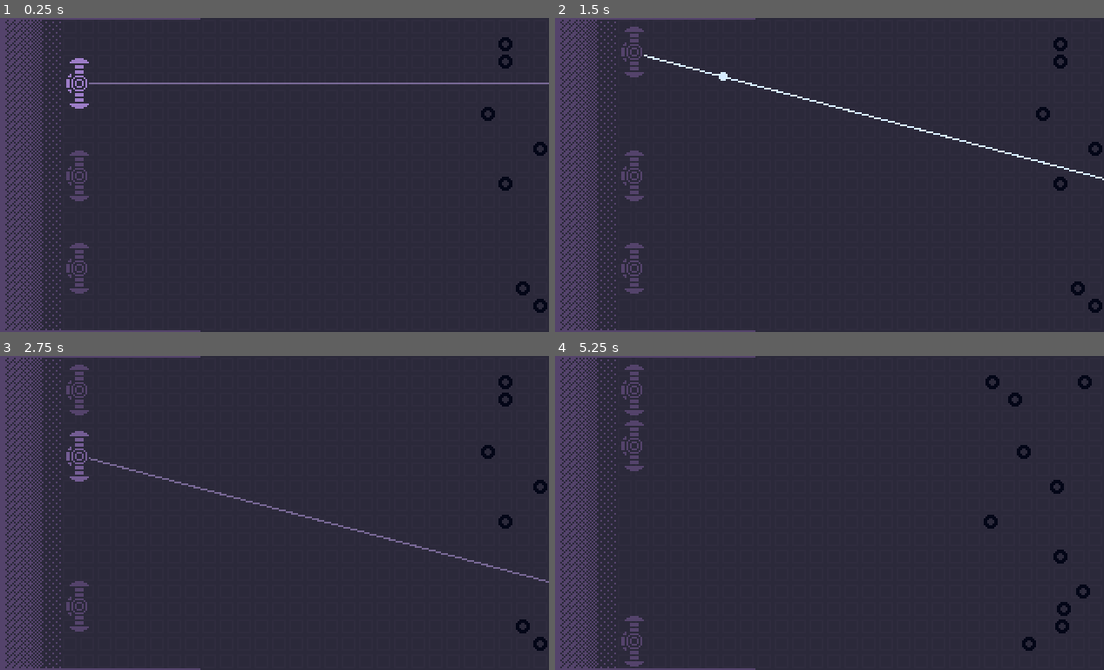
Above: before the commit, frames 1-4 (two rows, left to right).
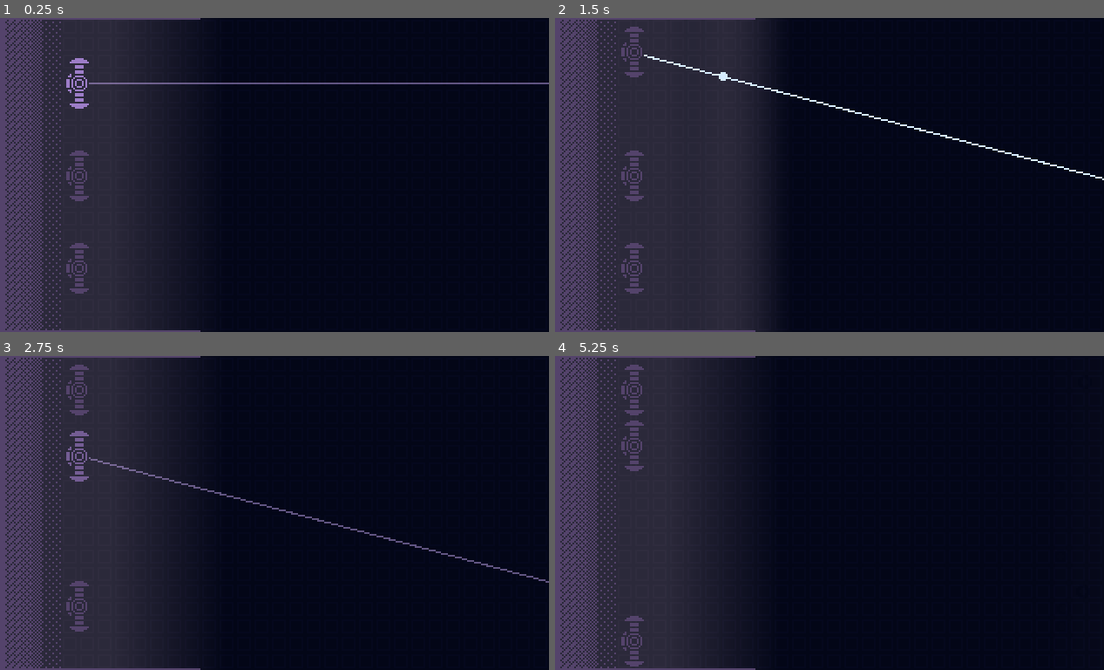
Above: after the commit, the same moments.

Repository: Aurif/Lightwave
Game: Godot game, scene res://scene.tscn
Two runs of this game, one before a commit and one after it. Both use one fixed random seed, a clock stepped at 60 frames per second and the inputs below.
Inputs:
- Up to frame 1 (0.25 s): no input
- Up to frame 2 (1.5 s): tap Enter at 0.5 s; hold A (move_up) 0.53-1.28 s; tap W (switch_angle) at 0.6 s; hold D (move_down) from 1.28 s (still down); tap Shift at 1.35 s
- Up to frame 3 (2.75 s): release D (move_down) at 2.03 s; hold A (move_up) from 2.03 s (still down); tap W (switch_angle) at 2.1 s
- Up to frame 4 (5.25 s): tap Shift at 2.85, 4.35 s; release A (move_up) at 3.53 s; hold D (move_down) from 3.53 s (still down); tap W (switch_angle) at 3.6, 5.1 s

The runs differ from the first frame. In frame 1, 66% of the frame differs, in the area x 32-100%, y 0-100%; in frame 2, 60%; in frame 3, 66%; in frame 4, 66%.

Commit message:
Added darkness

Diff:
--- a/components/mol/laser/laser.tscn
+++ b/components/mol/laser/laser.tscn
@@ -8,7 +8,7 @@
 size = Vector2(14, 31)
 
 [node name="Laser" type="CharacterBody2D" node_paths=PackedStringArray("modulate_target")]
-z_index = 3
+z_index = 4
 collision_mask = 3
 motion_mode = 1
 script = ExtResource("1_x6k3c")
--- a/components/org/bullet_tracer/bullet_tracer.gd
+++ b/components/org/bullet_tracer/bullet_tracer.gd
@@ -1,6 +1,7 @@
 extends Node
 
 @export var laser: Area2D
+@export var light_pass: Node2D
 
 var current_path: Array[Vector2] = []
 const LASER_SPEED: float = 400
@@ -41,6 +42,7 @@
             distance_to_travel = 0
 
     laser.global_position = current_pos
+    light_pass.global_position.x = current_pos.x
 
 ###
 ### Hooks
@@ -49,11 +51,15 @@
 var on_finish_callback: Callable
 func start_laser(path: Array[Vector2], callback: Callable) -> void:
     laser.global_position = path[0]
+    light_pass.global_position.x = laser.global_position.x
     laser.visible = true
+    light_pass.visible = true
+    light_pass.modulate = Color.WHITE
     is_active = true
     current_path = path
     on_finish_callback = callback
 
+const LIGHT_FADE_SPEED: float = 0.2
 func _on_laser_finished() -> void:
     if not is_active:
         return
@@ -62,3 +68,6 @@
     on_finish_callback.call()
     laser.visible = false
     current_path = []
+
+    var tween: Tween = get_tree().create_tween().bind_node(light_pass)
+    tween.tween_property(light_pass, "modulate", Color.TRANSPARENT, LIGHT_FADE_SPEED)
--- /dev/null
+++ b/components/org/darkness/shader.gdshader
@@ -0,0 +1,17 @@
+shader_type canvas_item;
+
+uniform sampler2D mask_tex;  // The SubViewport texture
+
+void fragment() {
+// Repeat the main texture
+    vec4 color = texture(TEXTURE, UV);
+
+    // Sample mask texture (SubViewportTexture)
+    //vec2 mask_uv = UV; // assuming the mask covers the full rect
+    float mask_red = texture(mask_tex, SCREEN_UV).r;
+
+    // Multiply alpha by the red channel of the mask
+    color.a *= mask_red;
+
+    COLOR = color;
+}
--- /dev/null
+++ b/components/org/darkness/shader.tres
@@ -0,0 +1,51 @@
+[gd_resource type="VisualShader" load_steps=5 format=3 uid="uid://5pqwjia2uglu"]
+
+[sub_resource type="VisualShaderNodeInput" id="VisualShaderNodeInput_5lcqj"]
+input_name = "texture"
+
+[sub_resource type="VisualShaderNodeTexture" id="VisualShaderNodeTexture_l07mk"]
+expanded_output_ports = [0]
+source = 5
+
+[sub_resource type="VisualShaderNodeColorConstant" id="VisualShaderNodeColorConstant_5lcqj"]
+constant = Color(0.7246688, 0.17506039, 0.3527302, 1)
+
+[sub_resource type="VisualShaderNodeInput" id="VisualShaderNodeInput_l07mk"]
+output_port_for_preview = 0
+input_name = "uv"
+
+[resource]
+code = "shader_type canvas_item;
+render_mode blend_mix;
+
+
+
+
+void fragment() {
+// Input:6
+	vec2 n_out6p0 = UV;
+
+
+	vec4 n_out3p0;
+// Texture2D:3
+	n_out3p0 = texture(TEXTURE, n_out6p0);
+
+
+// Output:0
+	COLOR.rgb = vec3(n_out3p0.xyz);
+
+
+}
+"
+mode = 1
+flags/light_only = false
+nodes/fragment/0/position = Vector2(760, 200)
+nodes/fragment/2/node = SubResource("VisualShaderNodeInput_5lcqj")
+nodes/fragment/2/position = Vector2(-80, 380)
+nodes/fragment/3/node = SubResource("VisualShaderNodeTexture_l07mk")
+nodes/fragment/3/position = Vector2(440, 140)
+nodes/fragment/5/node = SubResource("VisualShaderNodeColorConstant_5lcqj")
+nodes/fragment/5/position = Vector2(241.66618, 456.7433)
+nodes/fragment/6/node = SubResource("VisualShaderNodeInput_l07mk")
+nodes/fragment/6/position = Vector2(100, 120)
+nodes/fragment/connections = PackedInt32Array(2, 0, 3, 2, 6, 0, 3, 0, 3, 0, 0, 0)
--- a/components/org/enemy_manager/enemy_manager.gd
+++ b/components/org/enemy_manager/enemy_manager.gd
@@ -10,12 +10,10 @@
 signal AfterTick
 
 
-# TODO: Ability to hit enemies
 # TODO: Ramping wave difficulty
 # TODO: More enemy types
 # TODO: Some upgrades for kills
 # TODO: Way to win / final sequence
-# TODO: Overlay darkness
 # TODO: Title screen with instructions and keybinds
 # TODO: A way to actually lose hp / lose game
 func _ready() -> void:
--- a/scene.tscn
+++ b/scene.tscn
@@ -7,6 +7,8 @@
 [ext_resource type="PackedScene" uid="uid://0x73rcsem3bv" path="res://components/mol/enemy/enemy.tscn" id="5_y2354"]
 [ext_resource type="Script" uid="uid://dtvs6dv3k5mdl" path="res://components/org/bullet_tracer/bullet_tracer.gd" id="6_ni31j"]
 [ext_resource type="Texture2D" uid="uid://b8k4vbrr0xegr" path="res://assets/sprites/laser_point.png" id="6_y2354"]
+[ext_resource type="Shader" uid="uid://dfsvbot1app06" path="res://components/org/darkness/shader.gdshader" id="8_73fnb"]
+[ext_resource type="Texture2D" uid="uid://w2rg8dybf6gw" path="res://assets/sprites/bg_shadow.png" id="8_xlvrw"]
 
 [sub_resource type="WorldBoundaryShape2D" id="WorldBoundaryShape2D_3253y"]
 normal = Vector2(1, 0)
@@ -24,6 +26,29 @@
 
 [sub_resource type="RectangleShape2D" id="RectangleShape2D_ni31j"]
 size = Vector2(5, 5)
+
+[sub_resource type="ViewportTexture" id="ViewportTexture_73fnb"]
+viewport_path = NodePath("Darkness/Mask")
+
+[sub_resource type="ShaderMaterial" id="ShaderMaterial_73fnb"]
+resource_local_to_scene = true
+shader = ExtResource("8_73fnb")
+shader_parameter/mask_tex = SubResource("ViewportTexture_73fnb")
+
+[sub_resource type="Gradient" id="Gradient_73fnb"]
+colors = PackedColorArray(0, 0, 0, 1, 0, 0, 0, 0)
+
+[sub_resource type="GradientTexture2D" id="GradientTexture2D_5juve"]
+gradient = SubResource("Gradient_73fnb")
+fill_from = Vector2(0.50934577, 0)
+
+[sub_resource type="Gradient" id="Gradient_5juve"]
+interpolation_mode = 2
+offsets = PackedFloat32Array(0, 0.48, 0.52, 1)
+colors = PackedColorArray(0, 0, 0, 0, 0, 0, 0, 1, 0, 0, 0, 1, 0, 0, 0, 0)
+
+[sub_resource type="GradientTexture2D" id="GradientTexture2D_fy5k1"]
+gradient = SubResource("Gradient_5juve")
 
 [node name="Root" type="Node2D"]
 
@@ -117,9 +142,10 @@
 enemy_prefab = ExtResource("5_y2354")
 max_size = Vector2i(25, 18)
 
-[node name="BulletTracer" type="Node" parent="." node_paths=PackedStringArray("laser")]
+[node name="BulletTracer" type="Node" parent="." node_paths=PackedStringArray("laser", "light_pass")]
 script = ExtResource("6_ni31j")
 laser = NodePath("Bullet")
+light_pass = NodePath("../Darkness/Mask/LightPassAnchor")
 
 [node name="Bullet" type="Area2D" parent="BulletTracer"]
 visible = false
@@ -131,8 +157,49 @@
 shape = SubResource("RectangleShape2D_ni31j")
 
 [node name="Sprite2D" type="Sprite2D" parent="BulletTracer/Bullet"]
+z_index = 2
 texture_filter = 1
 texture = ExtResource("6_y2354")
+
+[node name="Darkness" type="Node" parent="."]
+
+[node name="Sprite" type="TextureRect" parent="Darkness"]
+z_index = 1
+texture_filter = 1
+material = SubResource("ShaderMaterial_73fnb")
+offset_right = 320.0
+offset_bottom = 180.0
+texture = ExtResource("8_xlvrw")
+stretch_mode = 1
+
+[node name="Mask" type="SubViewport" parent="Darkness"]
+handle_input_locally = false
+size = Vector2i(320, 180)
+render_target_update_mode = 4
+
+[node name="BG" type="ColorRect" parent="Darkness/Mask"]
+offset_right = 320.0
+offset_bottom = 180.0
+
+[node name="Base - gradient" type="TextureRect" parent="Darkness/Mask"]
+offset_right = 136.0
+offset_bottom = 180.0
+texture = SubResource("GradientTexture2D_5juve")
+
+[node name="LightPassAnchor" type="Node2D" parent="Darkness/Mask"]
+visible = false
+position = Vector2(193, 0)
+
+[node name="LightPassGradient" type="TextureRect" parent="Darkness/Mask/LightPassAnchor"]
+offset_left = -42.0
+offset_right = 42.0
+offset_bottom = 180.0
+texture = SubResource("GradientTexture2D_fy5k1")
+
+[node name="SubViewportContainer" type="SubViewportContainer" parent="."]
+z_index = 20
+offset_right = 320.0
+offset_bottom = 180.0
 
 [connection signal="FireLaser" from="Lasers/Laser" to="BulletTracer" method="start_laser"]
 [connection signal="OnFired" from="Lasers/Laser" to="Lasers/Laser2" method="set_active"]
Binary file added: assets/sprites/bg_shadow.png
Not shown, added: assets/sprites/bg_shadow.png.import
Not shown, added: components/org/darkness/shader.gdshader.uid
Not shown: 1 places in scene.tscn that only renumber resources
